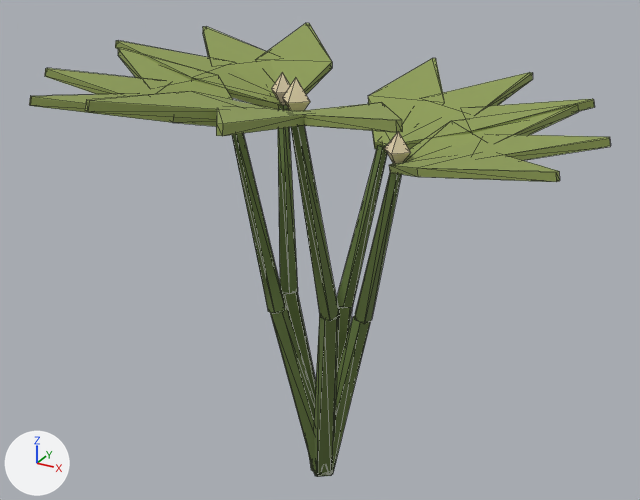
The glTF model public/assets/models/crop_potato_growing.glb, before and after one commit.
One viewpoint serves both versions: a 50 mm camera at (0.466, -0.856, 0.763) aimed at (-0.011, 0.012, 0.329). Arrows for +X, +Y and +Z are at lower left; the lights stay in place. The first picture is the older version. Mesh edges are drawn as thin lines. Where no turn or scale is listed for an object, it has been applied to the vertices.

The first picture shows 'potato_bud_00', 'potato_growing_leaf_00_00', 'potato_growing_stem_00_lower'.
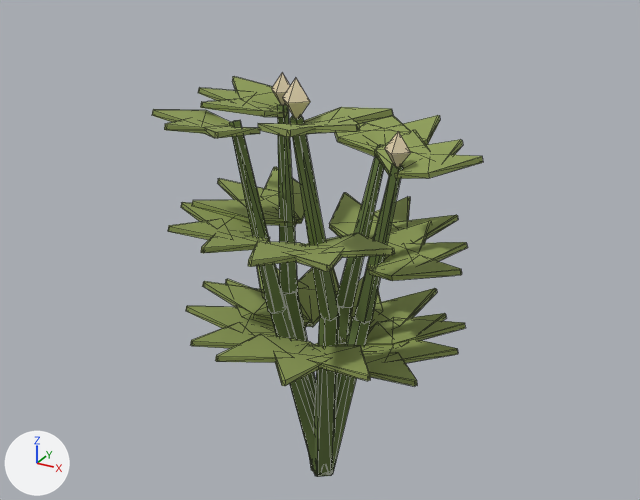
Patch to the scene script:
```diff
--- a/public/assets/models/crop_potato_growing.glb.py
+++ b/public/assets/models/crop_potato_growing.glb.py
@@ me_potato_growing_leaf_00_000_mesh @@
+me_potato_growing_leaf_00_000_mesh.from_pydata(...)  # 540 vertices, 900 faces; spans x -0.181..0.181, y -0.19..0.19, z -0.174..0.174
+me_potato_growing_leaf_00_000_mesh.materials.append(mat_foliage_sage_01)
@@ ob_potato_growing_leaf_00_00 @@
-ob_potato_growing_leaf_00_00 = bpy.data.objects.new('potato_growing_leaf_00_00', me_potato_growing_leaf_00_00_mesh)
-ob_potato_growing_leaf_00_00.location = (-0.013, -0.005, 0.514)
@@ ob_potato_growing_leaf_00_000 @@
+ob_potato_growing_leaf_00_000 = bpy.data.objects.new('potato_growing_leaf_00_000', me_potato_growing_leaf_00_000_mesh)
+ob_potato_growing_leaf_00_000.location = (-0.007, -0.008, 0.369)
```

Changed parts and their boxes [x1, y1, x2, y2] in the pictures (640 x 500 px):
'potato_growing_leaf_00_000', added (green): after [152, 76, 483, 386]
'potato_growing_leaf_00_00', deleted (green): before [29, 23, 610, 182]
